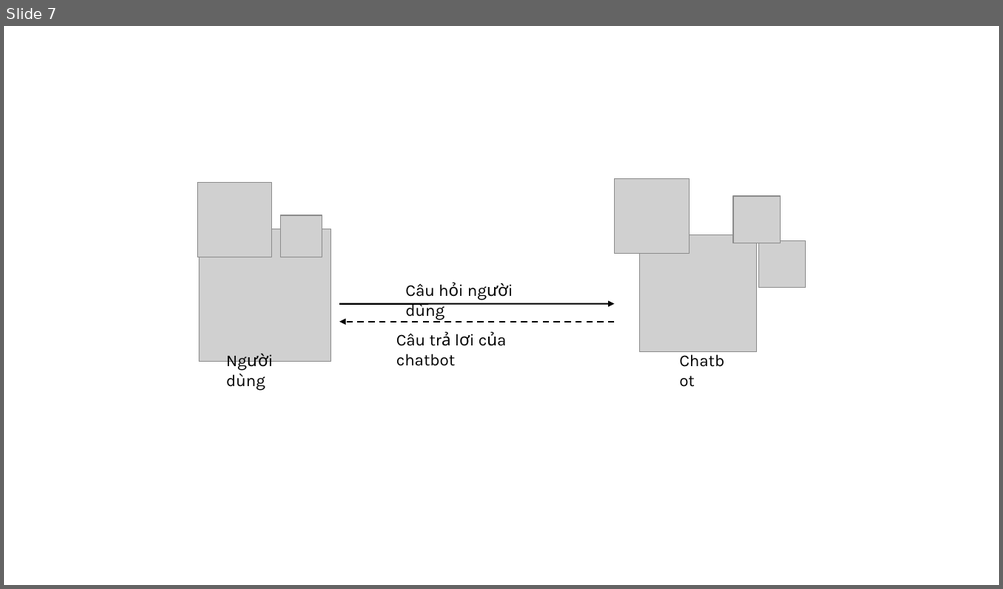
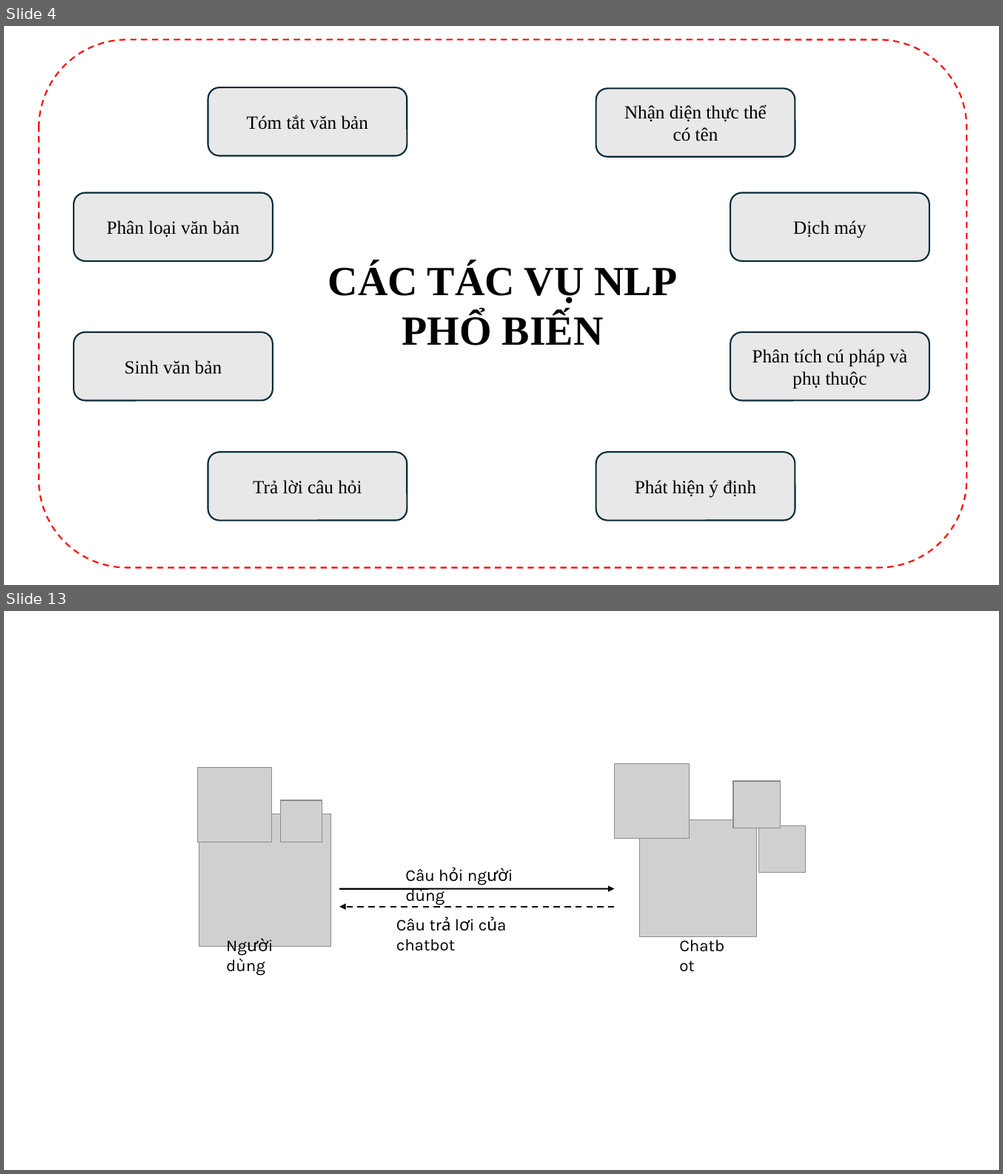
Before and after one commit to ngovanuc/Vietnamese_History_Chatbot, a slide deck: documents/hinh_ve_trong_cao_cao_do_an.pptx. Shown one above the other, each under a label of ours: slide 7 before the commit, slides 4 and 13 after it; the slides between them are not shown. The pictures are 1003x589 and 1003x1174 pixels, drawn with LibreOffice and Linux fonts; fonts in the diff are those of the drawing; grey boxes stand for pictures. Boxes give left, top, right and bottom in pixels: in the first picture for what was removed or moved away, otherwise in the second. Text is boxed around its words. In the diff, an @@ line names an element or a change of style, - is before the commit and + after.

```diff
--- a/documents/hinh_ve_trong_cao_cao_do_an.pptx
+++ b/documents/hinh_ve_trong_cao_cao_do_an.pptx
@@ slide 4 added at (4, 26, 999, 585), background #FFFFFF @@
@@ rounded rectangle added at (39, 39, 967, 568), outline #FF0000 1.5 pt dashed, 40 pt, text #000000, bold @@
+CÁC TÁC VỤ NLP
+PHỔ BIẾN
@@ rounded rectangle added at (208, 87, 407, 156), fill #E8E8E8, outline #092A39 1.5 pt, 18 pt, text #000000 @@
+Tóm tắt văn bản
@@ rounded rectangle added at (596, 89, 795, 157), fill #E8E8E8, outline #092A39 1.5 pt, 18 pt, text #000000 @@
+Nhận diện thực thể
+có tên
@@ rounded rectangle added at (74, 193, 273, 262), fill #E8E8E8, outline #092A39 1.5 pt, 18 pt, text #000000 @@
+Phân loại văn bản
@@ rounded rectangle added at (730, 193, 929, 262), fill #E8E8E8, outline #092A39 1.5 pt, 18 pt, text #000000 @@
+Dịch máy
@@ rounded rectangle added at (74, 332, 273, 401), fill #E8E8E8, outline #092A39 1.5 pt, 18 pt, text #000000 @@
+Sinh văn bản
@@ rounded rectangle added at (730, 332, 929, 401), fill #E8E8E8, outline #092A39 1.5 pt, 18 pt, text #000000 @@
+Phân tích cú pháp và phụ thuộc
@@ rounded rectangle added at (208, 453, 407, 521), fill #E8E8E8, outline #092A39 1.5 pt, 18 pt, text #000000 @@
+Trả lời câu hỏi
@@ rounded rectangle added at (596, 453, 795, 521), fill #E8E8E8, outline #092A39 1.5 pt, 18 pt, text #000000 @@
+Phát hiện ý định
@@ what was slide 7 is now slide 13 @@
```
Also in this commit, not shown: 4 slides changed, 5 other slides added, 1 other file.
